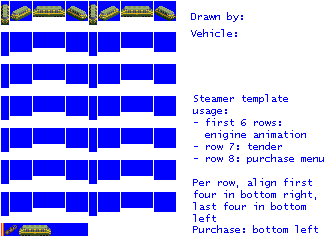
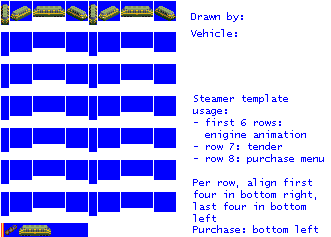
Layered file, before and after one edit (331 × 237). Changes by layer:
painted on "empty.png" over box(1, 236, 88, 237)
